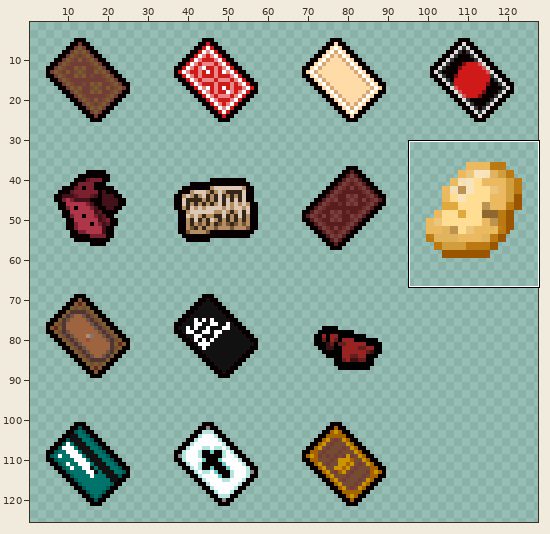
Sprite sheet -- TBOI Apostasy/resources/gfx/items/pick ups/pickup_017_card.png. The first picture is a wide view before the edit; the outline marks the close-up.
Close-up. Old version:
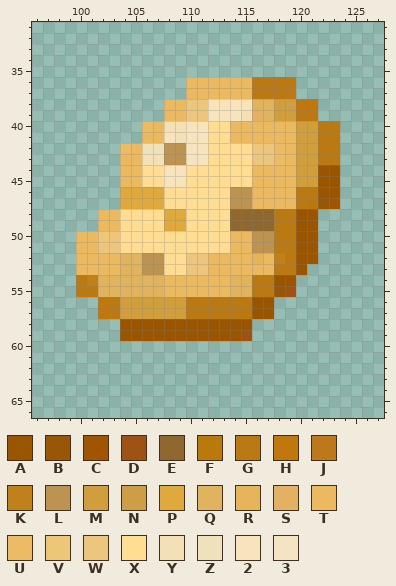
The file is 128x128 pixels. Colours within 5 levels of each other are drawn and written as one. Shown: x 96..127, y 31..66. The wide view leaves out empty margins.
Palette (. is transparent): A #995500  B #985707  C #a25500  D #9e5214  E #8f682f  F #b9790d  G #ba7913  H #c0770e  J #bd781b  K #c0811a  L #bc9351  M #d09e3d  N #cd9e46  P #dfa93d  Q #e0b35e  R #e6b559  S #e4b064  T #ebb960  U #ebbb66  V #edc677  W #ecc67d  X #ffdd93  Y #f3e0b6  Z #efe1bc  2 #f7e4bc  3 #f4e4c3
Pixels before, first column x 100:
36 ..........TTTTTTGGGG....
37 ..........TTTTTTGGGJ....
38 ........TTWW2222QQMNHH..
39 ........TTWW222YSQMMGG..
40 ......UTYY22XXTTTTTTMMGG
41 ......TT2Y22XXTTTTTTMMGG
42 ....UTZZLL22XXXXWWUTMMGG
43 ....TTYYLL32XXXXWWUTMMGG
44 ....TTXX22XXXXXXTTTTMMAA
45 ....TTXX22XXXXXXTTTTMMAA
46 ....PPPPXXXXXXLLTTTTGGAA
47 ....PPPPXXXXXXLLTTTTGFBC
48 ..TTXXXXPPXXXXEEEEGGAA..
49 ..TTXXXXPPXXXXEEEEGGAA..
50 TTVWXXXXXXXXXXTTLLGGAA..
51 TTWWXXXXXXXXXXTTLLGGAA..
52 TTTTQQLLXXWWTTTTRTKGAA..
53 TTTTQQLLXXWWTTTTTTGGA...
54 GKQQQQQQTTTTTTQQGGAA....
55 GGQQQQQQTTTTTTQQGGBD....
56 ..HGMMMMMMGGGGGGAA......
57 ..HGMMMMMMGGGGGFAA......
58 ....AAAAAAAAAAAA........
59 ....AAAAAAAAAAAD........
The result:
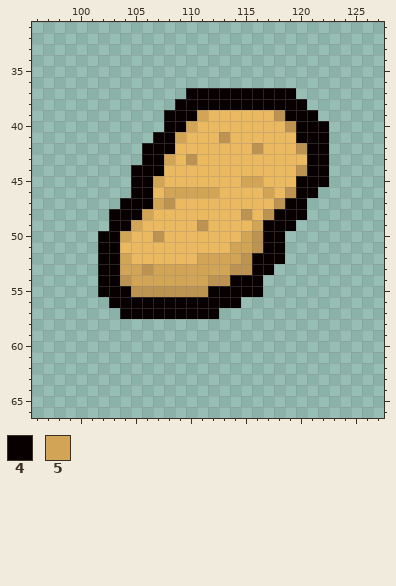
Colours new in this view: 4 #080000  5 #d1a456
Difference:
{"y":36,"x":110,"old":"TTTTTTGGGG","new":".........."}
{"y":37,"x":110,"old":"TTTTTTGGGJ","new":"4444444444"}
{"y":38,"x":108,"old":"TTWW2222QQMNHH","new":".444444444444."}
{"y":39,"x":108,"old":"TTWW222YSQMMGG","new":"4445TTTTTTL444"}
{"y":40,"x":106,"old":"UTYY22XX","new":"..445TTT"}
{"y":40,"x":119,"old":"TMMGG","new":"L444."}
{"y":41,"x":106,"old":"TT2Y22XX","new":".445TTTL"}
{"y":41,"x":120,"old":"MMGG","new":"444."}
{"y":42,"x":104,"old":"UTZZLL22XXXXWWU","new":"..444TTTTTTTLTT"}
{"y":42,"x":120,"old":"MMGG","new":"L44."}
{"y":43,"x":104,"old":"TTYYLL32XXXXWWU","new":"..445TLTTTTTTTT"}
{"y":43,"x":120,"old":"MMGG","new":"T44."}
{"y":44,"x":104,"old":"TTXX22XXXXXX","new":".444TTTTTTTT"}
{"y":44,"x":120,"old":"MMAA","new":"L44."}
{"y":45,"x":104,"old":"TTXX22XXXXXXT","new":".445TTTTTTT55"}
{"y":45,"x":120,"old":"MMAA","new":"444."}
{"y":46,"x":104,"old":"PPPPXXXXXXLL","new":".44T55555TTT"}
{"y":46,"x":117,"old":"T","new":"5"}
{"y":46,"x":119,"old":"TGGAA","new":"L44.."}
{"y":47,"x":104,"old":"PPPPXXXXXXLL","new":"4445LTTTTTTT"}
{"y":47,"x":118,"old":"TTGFBC","new":"L44..."}
{"y":48,"x":102,"old":"TTXXXXPPXXXXEEEEGGAA","new":".4445TTTTTTTTLTL444."}
{"y":49,"x":102,"old":"TTXXXXPPXXXXEEEEGGAA","new":".445TTTTTLTTTT5444.."}
{"y":50,"x":100,"old":"TTVWXXXXXXXXXX","new":"..445TTLTTTTTT"}
{"y":50,"x":115,"old":"T","new":"5"}
{"y":50,"x":117,"old":"LGGAA","new":"44..."}
{"y":51,"x":100,"old":"TTWWXXXXXXXXXXTT","new":"..44TTTTTTTTTT55"}
{"y":51,"x":117,"old":"LGGAA","new":"44..."}
{"y":52,"x":100,"old":"TTTTQQLLXXWWTTTTRTKGAA","new":"..445TTTTTT5555L444..."}
{"y":53,"x":100,"old":"TTTTQQ","new":"..4455"}
{"y":53,"x":107,"old":"LXXWWTTTTTTGGA","new":"5555555LL44..."}
{"y":54,"x":100,"old":"GKQQQQQQTTTTTTQQGGAA","new":"..44L5555555LL444..."}
{"y":55,"x":100,"old":"GGQQQQQQTTTTTTQQGGBD","new":"..444LLLLLLL44444..."}
{"y":56,"x":102,"old":"HGMMMMMMGGGGGGAA","new":".444444444444..."}
{"y":57,"x":102,"old":"HGMMMMMMGGGGGFAA","new":"..444444444....."}
{"y":58,"x":104,"old":"AAAAAAAAAAAA","new":"............"}
{"y":59,"x":104,"old":"AAAAAAAAAAAD","new":"............"}
